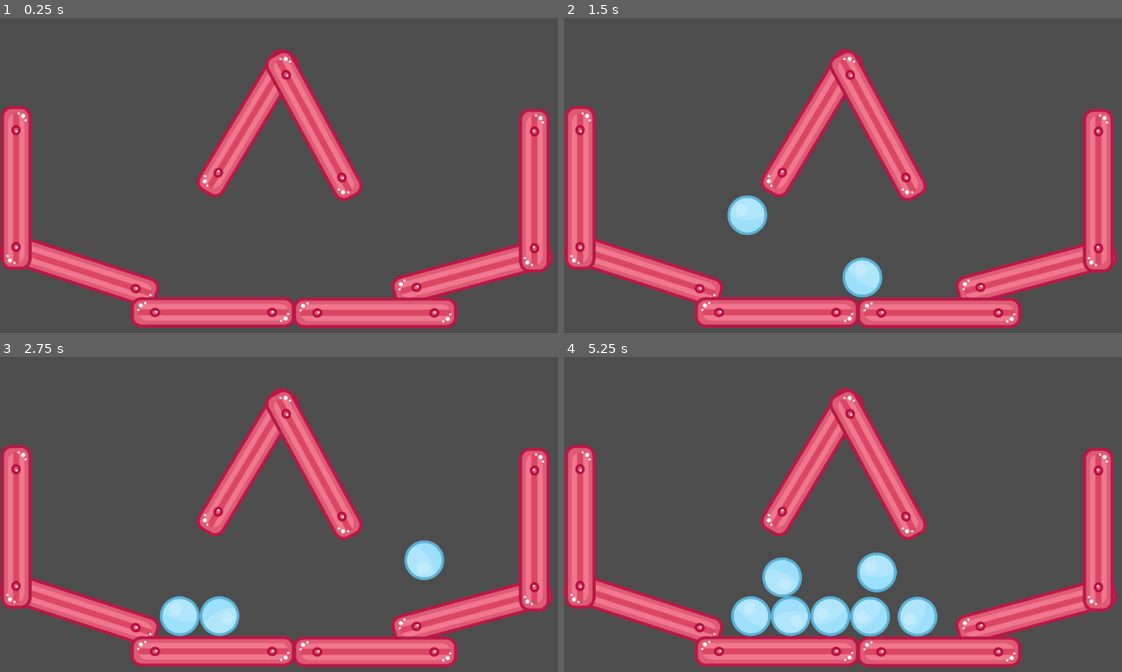
Above: before the commit, frames 1-4 (two rows, left to right).
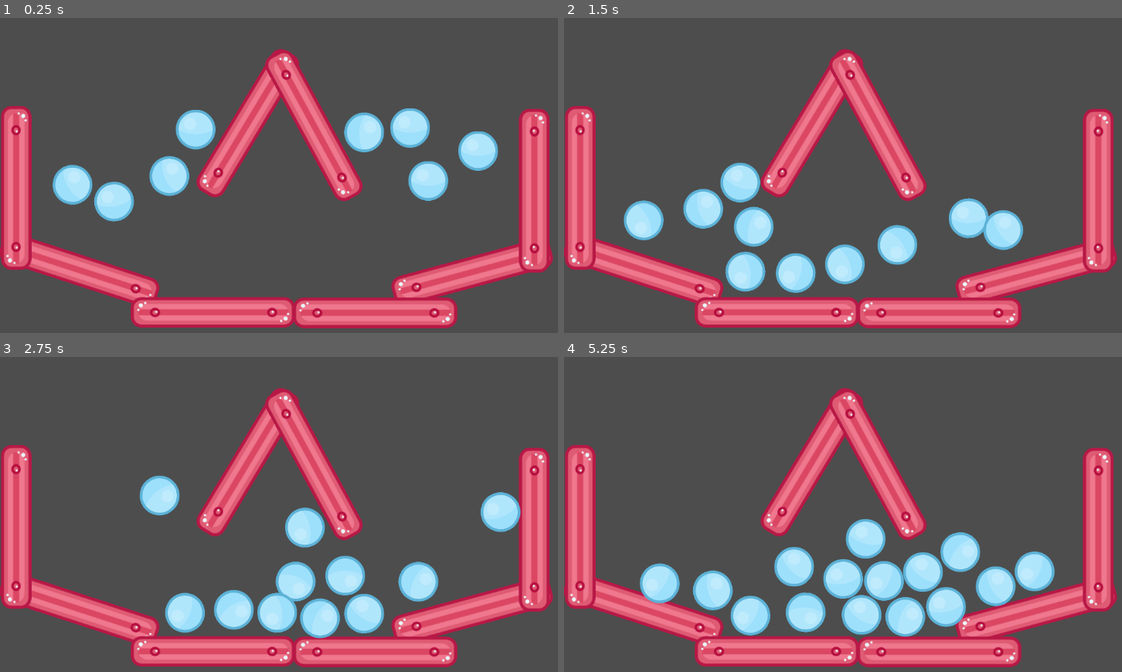
Above: after the commit, the same moments.

Repository: evneis/godot-learning-sandbox
Game: Godot game, scene res://Main.tscn
The game is run twice, just before and just after one commit, with the same random seed, the same clock (stepped at 60 frames per second) and the same inputs.
Inputs (mouse positions are in pixels of both pictures, inside the frame that each line leads up to):
- Up to frame 1 (0.25 s): no input
- Up to frame 2 (1.5 s): move the mouse to (1010, 162) at 0.52 s; press the mouse at (1010, 162) at 0.53 s; move the mouse to (748, 197) at 1.27 s; release the mouse at (748, 197) at 1.28 s; click (748, 197) at 1.35 s
- Up to frame 3 (2.75 s): move the mouse to (368, 442) at 2.02 s; press the mouse at (368, 442) at 2.03 s
- Up to frame 4 (5.25 s): move the mouse to (843, 590) at 2.77 s; release the mouse at (843, 590) at 2.78 s; click (843, 590) at 2.85 s; move the mouse to (1060, 571) at 3.52 s; press the mouse at (1060, 571) at 3.53 s; move the mouse to (686, 467) at 4.27 s; release the mouse at (686, 467) at 4.28 s; click (686, 467) at 4.35 s; move the mouse to (904, 520) at 5.02 s; press the mouse at (904, 520) at 5.03 s

The runs differ from the first frame. In frame 1, 5.8% of the frame differs, in the area x 9-90%, y 28-65%; in frame 2, 7.6%; in frame 3, 8.1%; in frame 4, 10%, in the area x 13-88%, y 51-89%.

Commit message:
instanced

Diff:
--- a/instancing_starter/Ball.tscn
+++ b/instancing_starter/Ball.tscn
@@ -3,6 +3,7 @@
 [ext_resource type="Texture2D" uid="uid://dv6rx85s1gy3i" path="res://assets/ballBlue_10.png" id="1"]
 
 [sub_resource type="PhysicsMaterial" id="1"]
+bounce = 0.5
 
 [sub_resource type="CircleShape2D" id="2"]
 radius = 37.1452
--- a/instancing_starter/Main.tscn
+++ b/instancing_starter/Main.tscn
@@ -31,6 +31,12 @@
 
 [sub_resource type="PhysicsMaterial" id="9"]
 bounce = 0.5
+
+[sub_resource type="PhysicsMaterial" id="PhysicsMaterial_r0du0"]
+bounce = 10.0
+
+[sub_resource type="PhysicsMaterial" id="PhysicsMaterial_cm0pq"]
+bounce = 10.0
 
 [node name="Main" type="Node"]
 script = ExtResource("1")
@@ -131,3 +137,33 @@
 [node name="CollisionShape2D" type="CollisionShape2D" parent="WallContainer/Wall6"]
 rotation = 1.5708
 shape = SubResource("2")
+
+[node name="Ball" parent="." instance=ExtResource("2")]
+position = Vector2(365, 115)
+
+[node name="Ball2" parent="." instance=ExtResource("2")]
+position = Vector2(201, 239)
+
+[node name="Ball3" parent="." instance=ExtResource("2")]
+position = Vector2(765, 112)
+
+[node name="Ball4" parent="." instance=ExtResource("2")]
+position = Vector2(892, 155)
+
+[node name="Ball5" parent="." instance=ExtResource("2")]
+position = Vector2(799, 211)
+physics_material_override = SubResource("PhysicsMaterial_r0du0")
+
+[node name="Ball6" parent="." instance=ExtResource("2")]
+position = Vector2(657, 142)
+rotation = 1.17585
+
+[node name="Ball7" parent="." instance=ExtResource("2")]
+position = Vector2(316, 202)
+rotation = 1.17585
+
+[node name="Ball8" parent="." instance=ExtResource("2")]
+position = Vector2(147, 59)
+rotation = 1.17585
+physics_material_override = SubResource("PhysicsMaterial_cm0pq")
+gravity_scale = 10.0
Not shown: 1 places in instancing_starter/Main.tscn that only renumber resources
